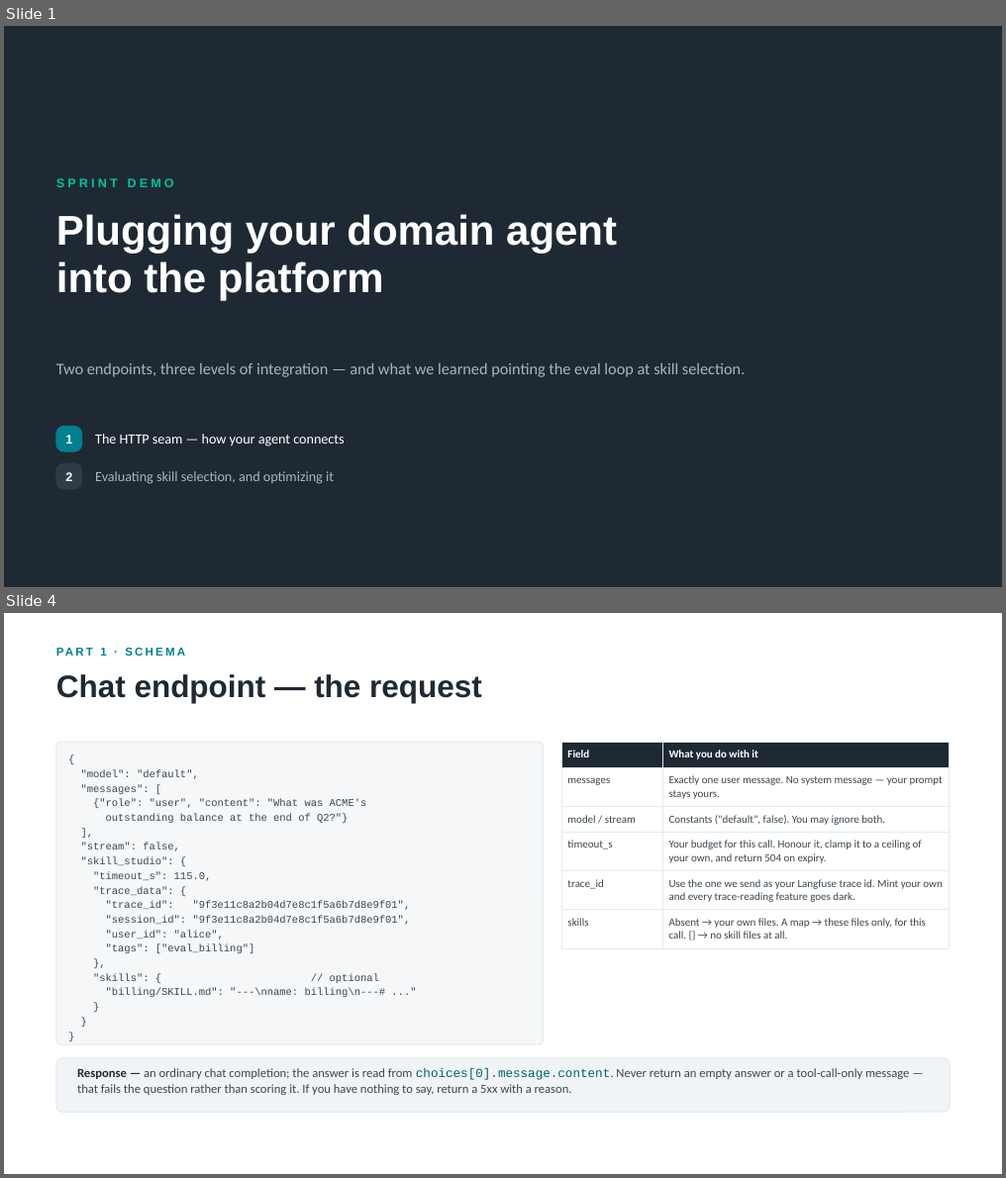
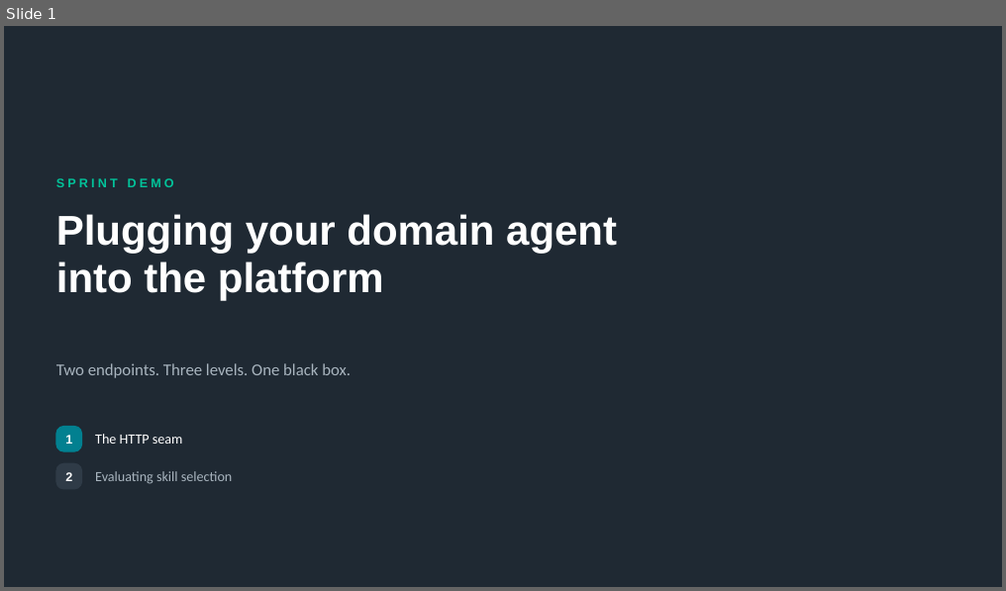
Before and after one commit to johnnyhwu/agent-optimization, a slide deck: presentation/sprint-demo.pptx. Shown one above the other, each under a label of ours: slides 1 and 4 before the commit, slide 1 after it; the slides between them are not shown. The pictures are 1006x1178 and 1006x591 pixels, drawn with LibreOffice and Linux fonts; fonts in the diff are those of the drawing. Boxes give left, top, right and bottom in pixels: in the first picture for what was removed or moved away, otherwise in the second. Text is boxed around its words. In the diff, an @@ line names an element or a change of style, - is before the commit and + after.

```diff
--- a/presentation/sprint-demo.pptx
+++ b/presentation/sprint-demo.pptx
@@ slide 4 removed at (4, 613, 1002, 1174), background #FFFFFF @@
@@ text removed at (100, 648, 106, 656) @@
-PART 1 · SCHEMA
@@ text removed at (56, 674, 482, 703) @@
-Chat endpoint — the request
@@ rounded rectangle removed at (56, 742, 543, 1045) @@
@@ table removed at (561, 742, 949, 943), 6 rows, 2 columns @@
-Field | What you do with it
-messages | Exactly one user message. No system message — your prompt stays yours.
-model / stream | Constants ("default", false). You may ignore both.
-timeout_s | Your budget for this call. Honour it, clamp it to a ceiling of your own, and return 504 on expiry.
-trace_id | Use the one we send as your Langfuse trace id. Mint your own and every trace-reading feature goes dark.
-skills | Absent → your own files. A map → these files only, for this call. {} → no skill files at all.
@@ text removed at (81, 770, 411, 997) @@
-{
-"model": "default",
-"messages": [
-{"role": "user", "content": "What was ACME's
-outstanding balance at the end of Q2?"}
-],
-"stream": false,
-"skill_studio": {
-"timeout_s": 115.0,
-"trace_data": {
-"trace_id": "9f3e11c8a2b04d7e8c1f5a6b7d8e9f01",
-"session_id": "9f3e11c8a2b04d7e8c1f5a6b7d8e9f01",
-"user_id": "alice",
-"tags": ["eval_billing"]
-},
-"skills": { // optional
-"billing/SKILL.md": "---\nname: billing\n---# ..."
-}
-}
-}
@@ rounded rectangle removed at (56, 1059, 949, 1112) @@
@@ text removed at (77, 1068, 909, 1095) @@
-Response — an ordinary chat completion; the answer is read from choices[0].message.content. Never return an empty answer or a tool-call-only message — that fails the question rather than scoring it. If you have nothing to say, return a 5xx with a reason.
@@ slide 1 changed as well @@
@@ text at (56, 364, 350, 378): text changed; size 15.5 to 16 pt @@
-Two endpoints, three levels of integration — and what we learned pointing the eval loop at skill selection.
+Two endpoints. Three levels. One black box.
@@ text at (95, 434, 183, 444): text changed @@
-The HTTP seam — how your agent connects
+The HTTP seam
@@ text at (95, 472, 232, 484): text changed @@
-Evaluating skill selection, and optimizing it
+Evaluating skill selection
```
Also in this commit, not shown: 7 other slides changed, 3 slides added, 1 other slide removed, 2 other files.
